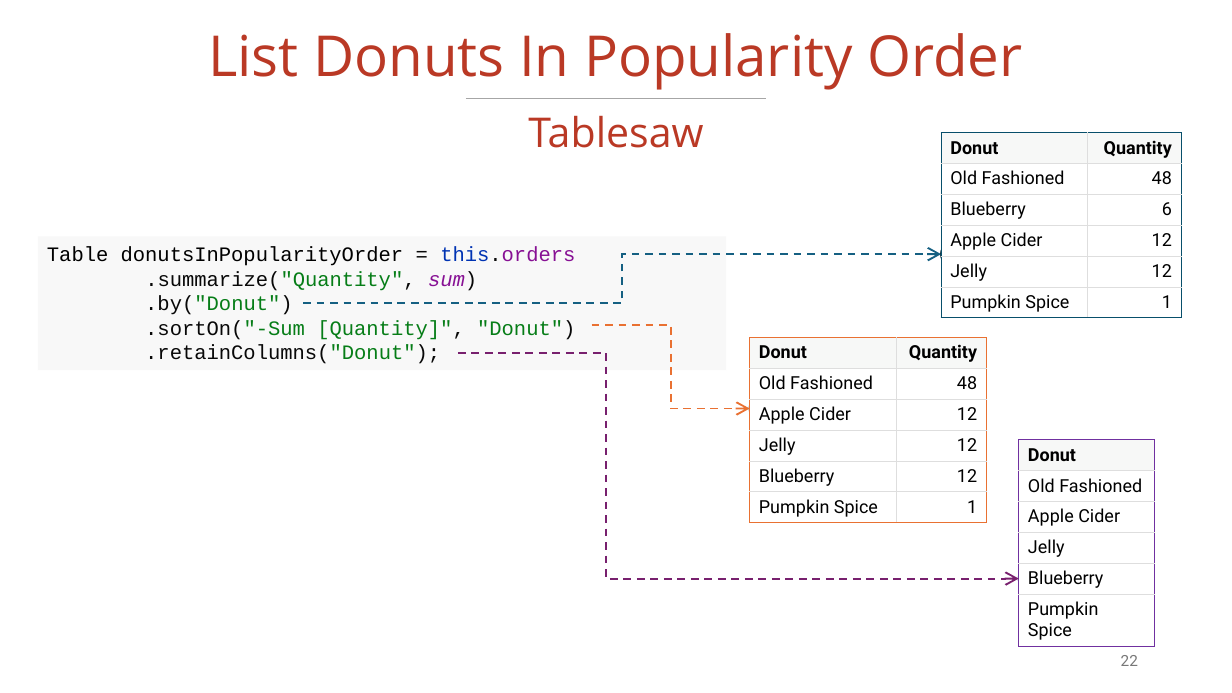
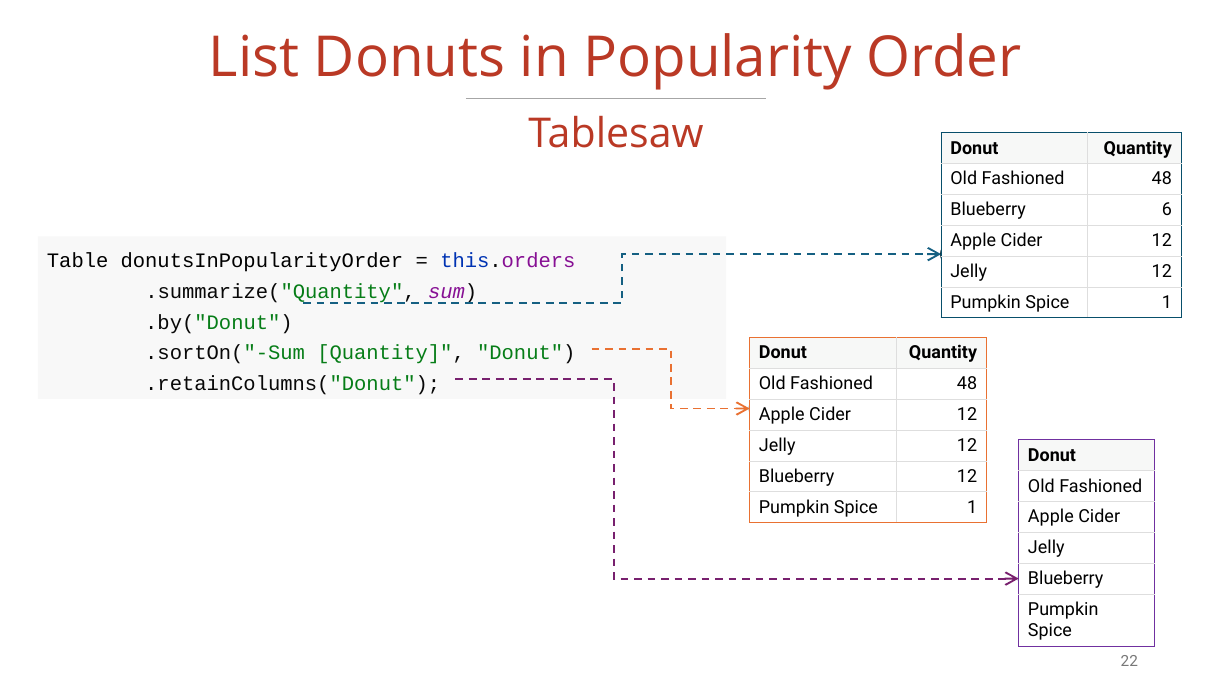
Before and after one commit to vmzakharov/missing-dataframe-talk, a slide deck: slide 22 of presentation/Missing_Dataframe_Short.pptx. Drawn at 1232x693 pixels with LibreOffice and Linux fonts; fonts in the diff are those of the drawing. Boxes give left, top, right and bottom in pixels: in the first picture for what was removed or moved away, otherwise in the second. Text is boxed around its words. In the diff, an @@ line names an element or a change of style, - is before the commit and + after.

```diff
--- a/presentation/Missing_Dataframe_Short.pptx
+++ b/presentation/Missing_Dataframe_Short.pptx
@@ title at (209, 33, 1022, 90): text changed @@
-List Donuts In Popularity Order
+List Donuts in Popularity Order
@@ rectangle "Table donutsInPopularityOrder = this.orders .summarize("Quan ...": place and size @@
-rectangle "Table donutsInPopularityOrder = this.orders .summarize("Quan ..." at (38, 237, 726, 371)
+rectangle "Table donutsInPopularityOrder = this.orders .summarize("Quan ..." at (38, 237, 726, 399)
@@ rectangle "Table donutsInPopularityOrder = this.orders .summarize("Quan ..." at (38, 237, 726, 399): line spacing 1 to 1.25 @@
@@ elbow arrow moved from (592, 325) - (750, 409) to (592, 348) - (750, 409) @@
@@ elbow arrow moved from (458, 353) - (1019, 579) to (456, 380) - (1019, 579) @@
```
Also in this commit, not shown: 6 other slides changed, 5 slides added, 2 slides removed, 3 other files.
